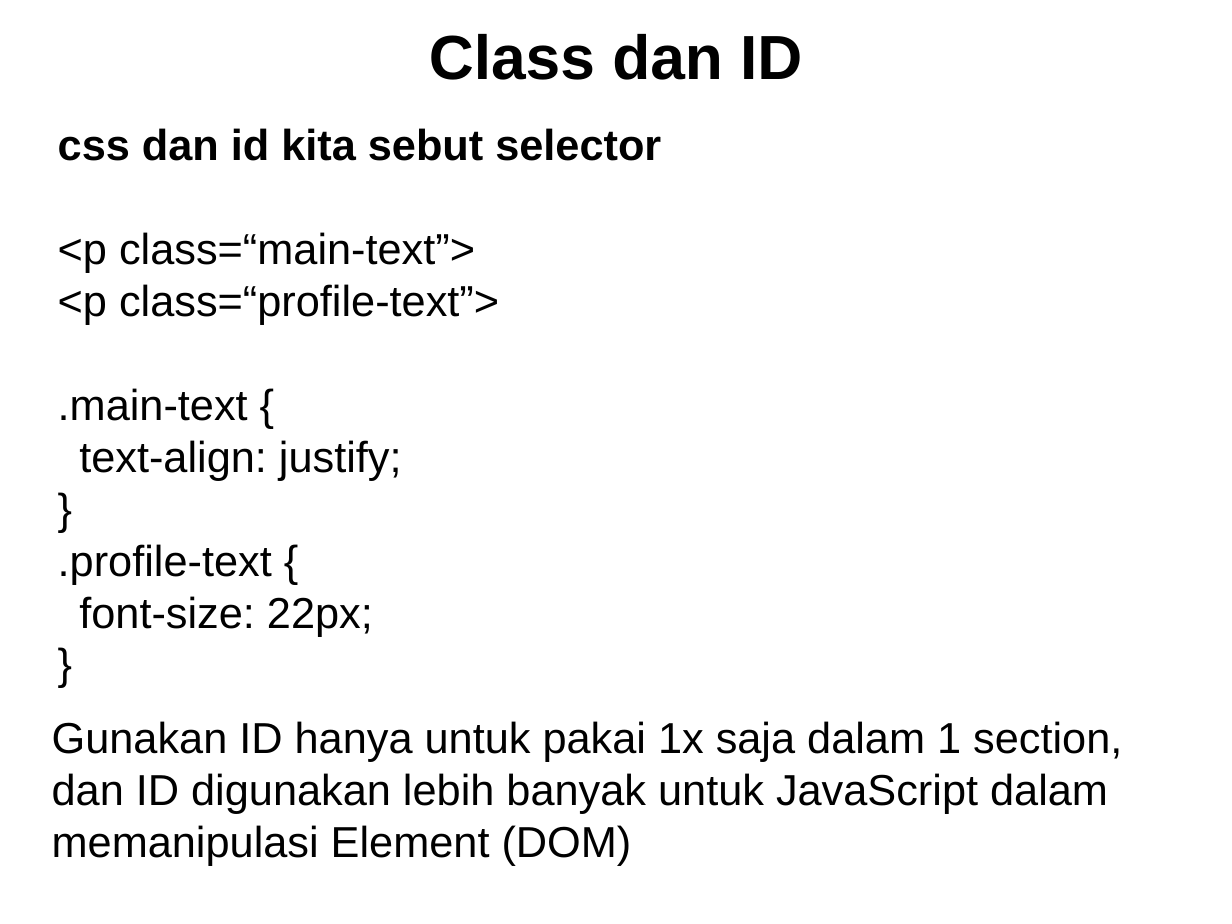
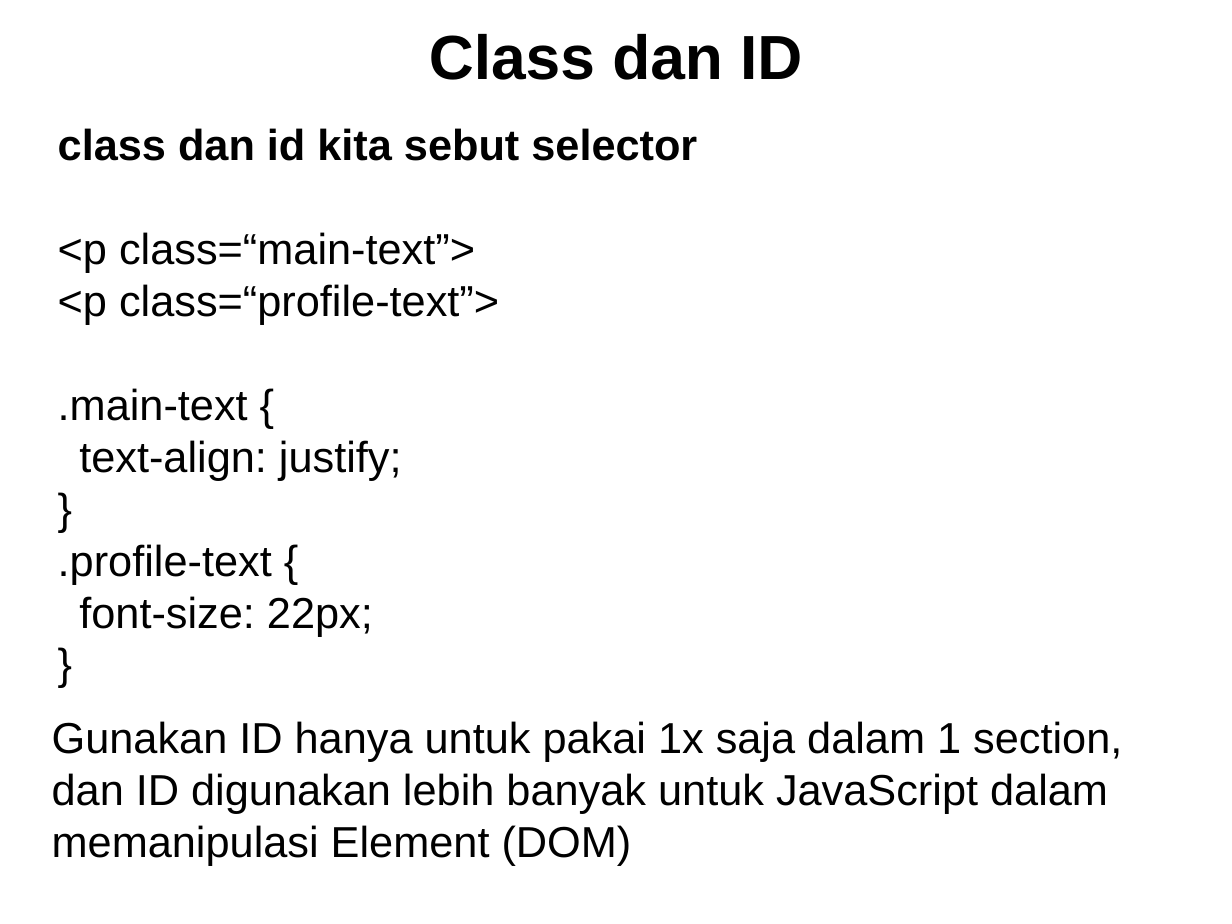
Before and after one commit to vanbumi/kelas-fullstack-mc, a slide deck: slide 12 of Materi/2-CSS-Keynote.pptx. Drawn at 1232x924 pixels with LibreOffice and Linux fonts; fonts in the diff are those of the drawing. Boxes give left, top, right and bottom in pixels: in the first picture for what was removed or moved away, otherwise in the second. Text is boxed around its words. In the diff, an @@ line names an element or a change of style, - is before the commit and + after.

```diff
--- a/Materi/2-CSS-Keynote.pptx
+++ b/Materi/2-CSS-Keynote.pptx
@@ text at box(58, 128, 697, 161): text changed @@
-css dan id kita sebut selector
+class dan id kita sebut selector
```
Also in this commit, not shown: 11 other files.
